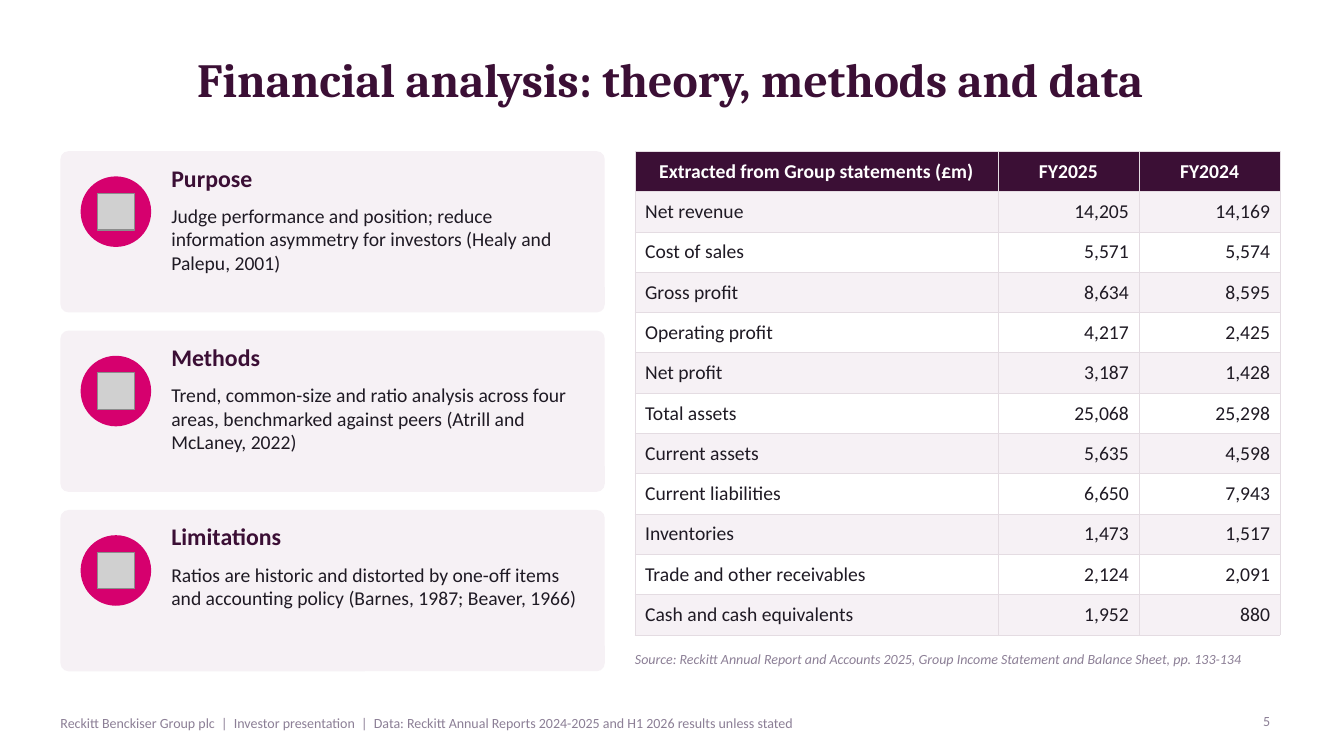
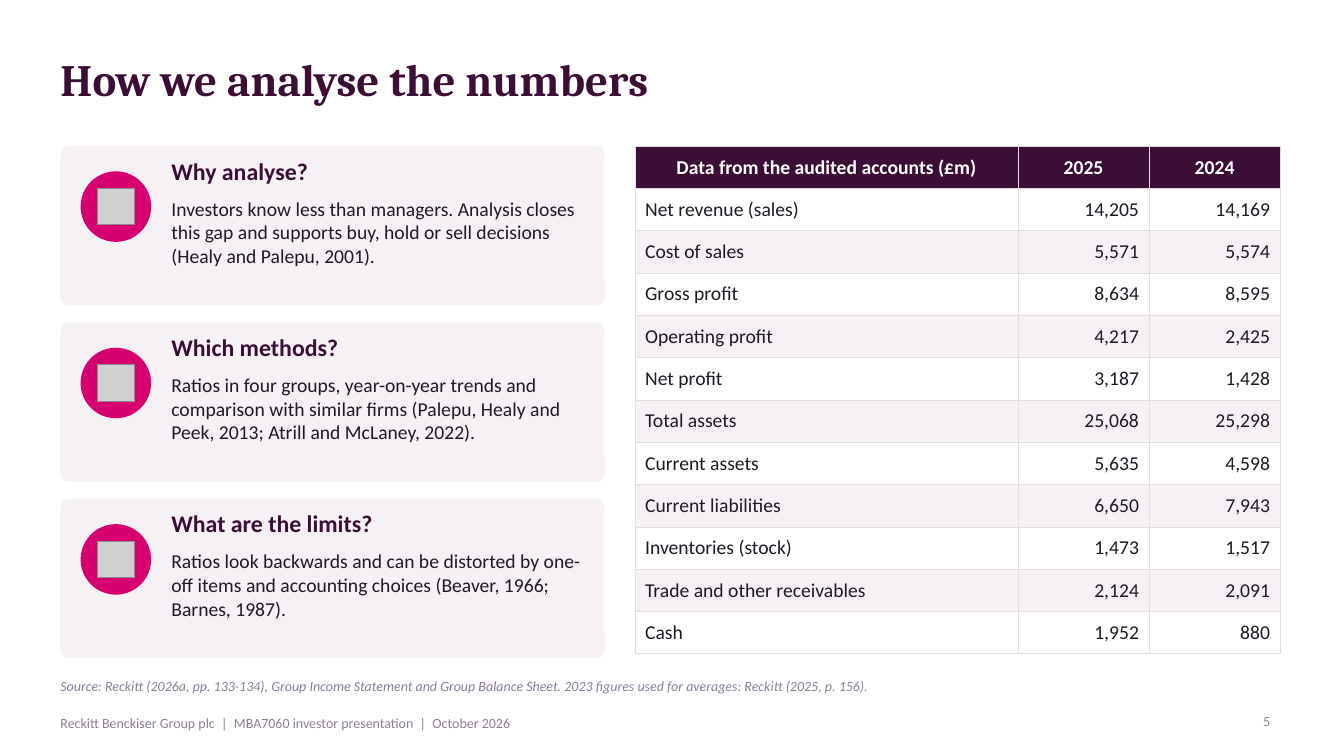
Before and after one commit to Siddharth2131/claude-resposit, a slide deck: slide 5 of Reckitt_MBA7060_Financial_Analysis_Presentation.pptx. Drawn at 1344x756 pixels with LibreOffice and Linux fonts; fonts in the diff are those of the drawing; grey boxes stand for pictures. Boxes give left, top, right and bottom in pixels: in the first picture for what was removed or moved away, otherwise in the second. Text is boxed around its words. In the diff, an @@ line names an element or a change of style, - is before the commit and + after.

```diff
--- a/Reckitt_MBA7060_Financial_Analysis_Presentation.pptx
+++ b/Reckitt_MBA7060_Financial_Analysis_Presentation.pptx
@@ title at (60, 65, 648, 106): text changed; size 34 to 32 pt @@
-Financial analysis: theory, methods and data
+How we analyse the numbers
@@ 1 picture, 1 ellipse, 1 rounded rectangle: place and size @@
-1 picture, 1 ellipse, 1 rounded rectangle at (60, 151, 605, 313)
+1 picture, 1 ellipse, 1 rounded rectangle at (60, 146, 605, 306)
@@ table at (635, 146, 1280, 646) @@
-row 1: Extracted from Group statements (£m) | FY2025 | FY2024
+row 1: Data from the audited accounts (£m) | 2025 | 2024
-row 2, column 1: Net revenue
+row 2, column 1: Net revenue (sales)
-row 10, column 1: Inventories
+row 10, column 1: Inventories (stock)
-row 12, column 1: Cash and cash equivalents
+row 12, column 1: Cash
@@ fill #F6F1F5 to #FFFFFF in 18 cells @@
@@ fill #FFFFFF to #F6F1F5 in 15 cells @@
@@ table: place and size @@
-table at (635, 151, 1280, 628)
+table at (635, 146, 1280, 646)
@@ text at (171, 163, 308, 184): text changed @@
-Purpose
+Why analyse?
@@ text at (171, 202, 574, 266): text changed @@
-Judge performance and position; reduce information asymmetry for investors (Healy and Palepu, 2001)
+Investors know less than managers. Analysis closes this gap and supports buy, hold or sell decisions (Healy and Palepu, 2001).
@@ text at (171, 339, 338, 356): text changed @@
-Methods
+Which methods?
@@ text at (171, 378, 560, 442): text changed @@
-Trend, common-size and ratio analysis across four areas, benchmarked against peers (Atrill and McLaney, 2022)
+Ratios in four groups, year-on-year trends and comparison with similar firms (Palepu, Healy and Peek, 2013; Atrill and McLaney, 2022).
@@ 2 pictures, 2 ellipses, 2 rounded rectangles: place and size @@
-2 pictures, 2 ellipses, 2 rounded rectangles at (60, 331, 605, 671)
+2 pictures, 2 ellipses, 2 rounded rectangles at (60, 323, 605, 658)
@@ proportions changed in 3 elements at (60, 146, 605, 306), (60, 323, 605, 482), (60, 499, 605, 658) @@
@@ text at (171, 515, 373, 532): text changed @@
-Limitations
+What are the limits?
@@ text at (171, 554, 580, 619): text changed @@
-Ratios are historic and distorted by one-off items and accounting policy (Barnes, 1987; Beaver, 1966)
+Ratios look backwards and can be distorted by one-off items and accounting choices (Beaver, 1966; Barnes, 1987).
@@ text at (60, 681, 868, 694): text changed @@
-Source: Reckitt Annual Report and Accounts 2025, Group Income Statement and Balance Sheet, pp. 133-134
+Source: Reckitt (2026a, pp. 133-134), Group Income Statement and Group Balance Sheet. 2023 figures used for averages: Reckitt (2025, p. 156).
@@ text at (60, 718, 510, 730): text changed @@
-Reckitt Benckiser Group plc | Investor presentation | Data: Reckitt Annual Reports 2024-2025 and H1 2026 results unless stated
+Reckitt Benckiser Group plc | MBA7060 investor presentation | October 2026
```
Also in this commit, not shown: 12 other slides changed, 3 slides added, 3 slides removed, 1 other file.
